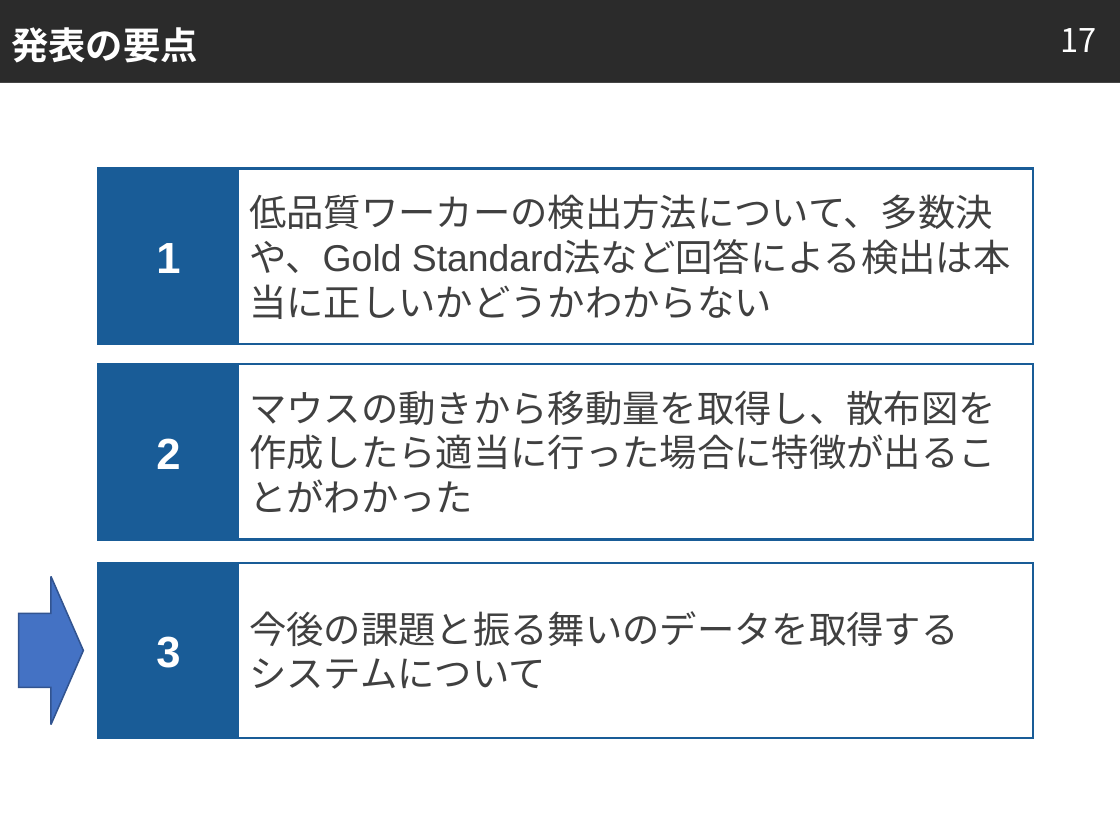
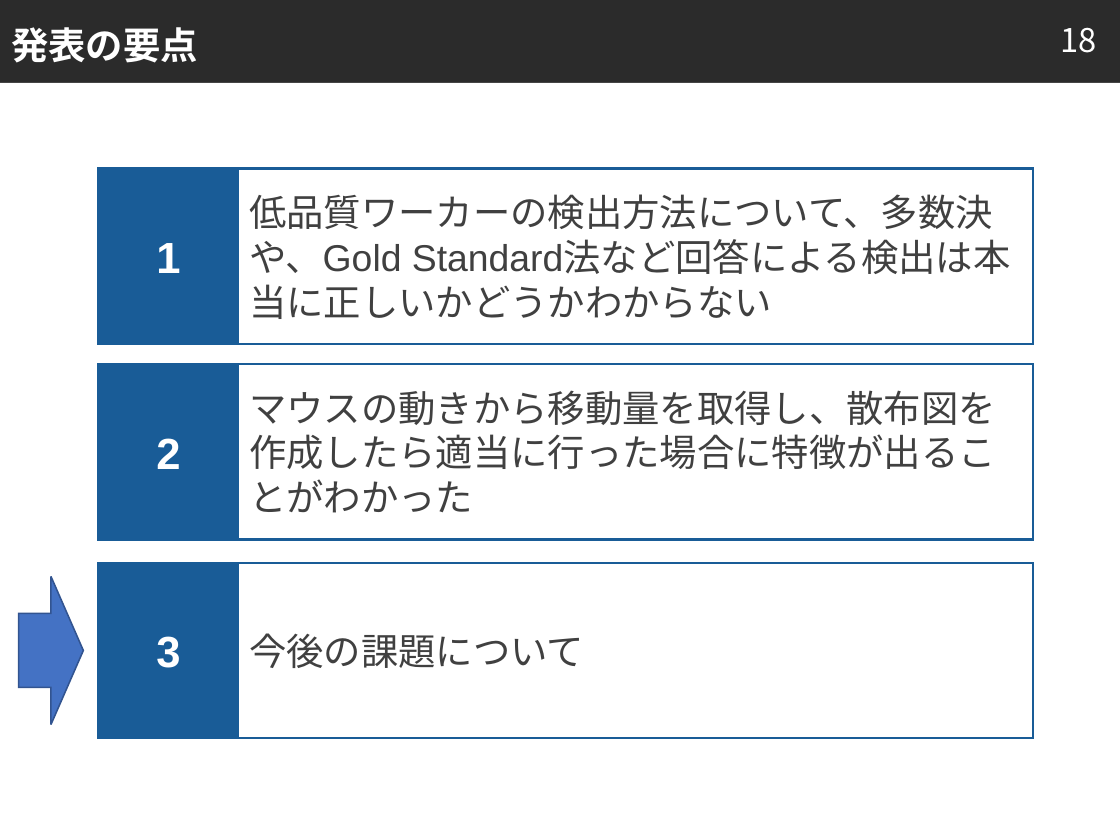
Before and after one commit to tomoya-mikami/task2, a slide deck: slide 18 of slide/presentation.pptx (slide 17 before the commit). Drawn at 1120x840 pixels with LibreOffice and Linux fonts; fonts in the diff are those of the drawing; background and template pictures are left out; a plain dark background stands for a picture behind light text. Boxes give left, top, right and bottom in pixels: in the first picture for what was removed or moved away, otherwise in the second. Text is boxed around its words. In the diff, an @@ line names an element or a change of style, - is before the commit and + after.

```diff
--- a/slide/presentation.pptx
+++ b/slide/presentation.pptx
@@ page number at [1061,27,1097,53]: text changed @@
-17
+18
@@ text in rectangle at [249,633,584,668]: text changed @@
-今後の課題と振る舞いのデータを取得する
-システムについて
+今後の課題について
```
Also in this commit, not shown: 18 other slides changed, 4 slides added, 1 slide removed, 2 other files.
